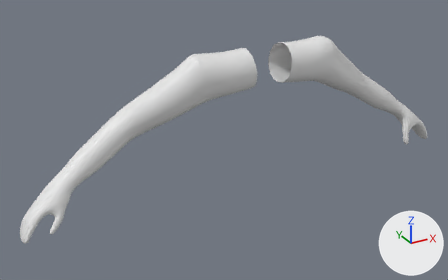
The FBX model Assets/Models/viewmodel.fbx: old version first, new version second.
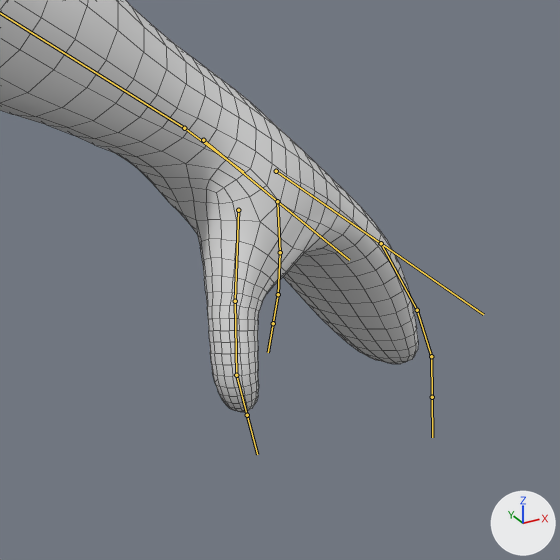
Each version is shown whole from a 50 mm camera at (-1.017, -1.59, 0.562) aimed at (-0.111, 0.058, -0.262), then close up on the part from 84% to 99% of the width and 34% to 58% of the height. The axes (+X, +Y, +Z) are drawn at lower right. The lights are the same throughout. Both versions are drawn at frame 1 of the action 'armrig|left thumb'; the numbers are the values there. The bones that bend it are drawn over the model as lines in the close-ups. The close-ups show mesh edges as thin lines.

Names of what the first close-up shows: 'arms'.
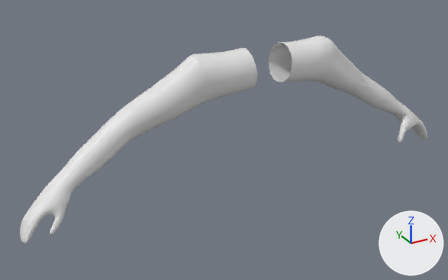
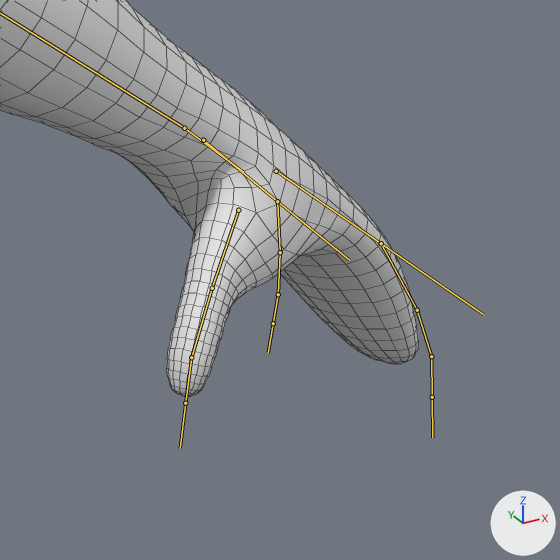
Pixel boxes [x1, y1, x2, y2] of what changed, in the close-ups (560 x 560 px):
'arms', posed
    before: [0, 0, 418, 412]
    after: [0, 0, 418, 397]
bone 'DEF-thumb.01.L', root to tip
    before: (238, 210) to (235, 301)
    after: (238, 210) to (212, 288)

Patch to the scene script:
```diff
--- a/Assets/Models/viewmodel.fbx.py
+++ b/Assets/Models/viewmodel.fbx.py
@@ bone_def_thumb_01_l @@
 bone_def_thumb_01_l = bpy.data.objects['armrig'].pose.bones['DEF-thumb.01.L']  # child of 'ORG-palm.01.L'
-bone_def_thumb_01_l.rotation_quaternion = (0.944, -0.235, 0.002, 0.232)  # degrees (-26, 6, 26)
+bone_def_thumb_01_l.rotation_quaternion = (0.856, -0.427, -0.003, 0.292)  # degrees (-49, 14, 31)
```
